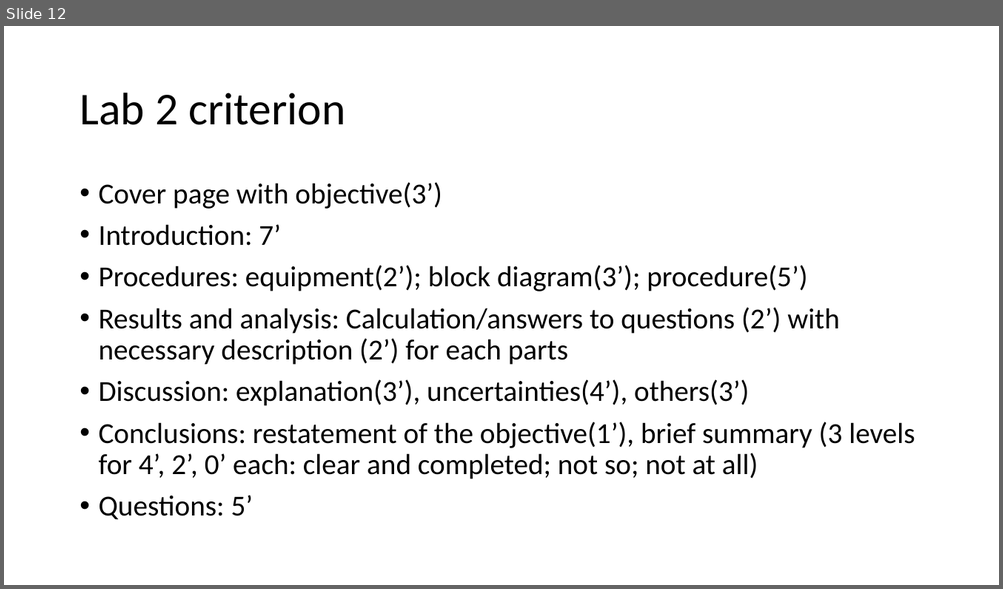
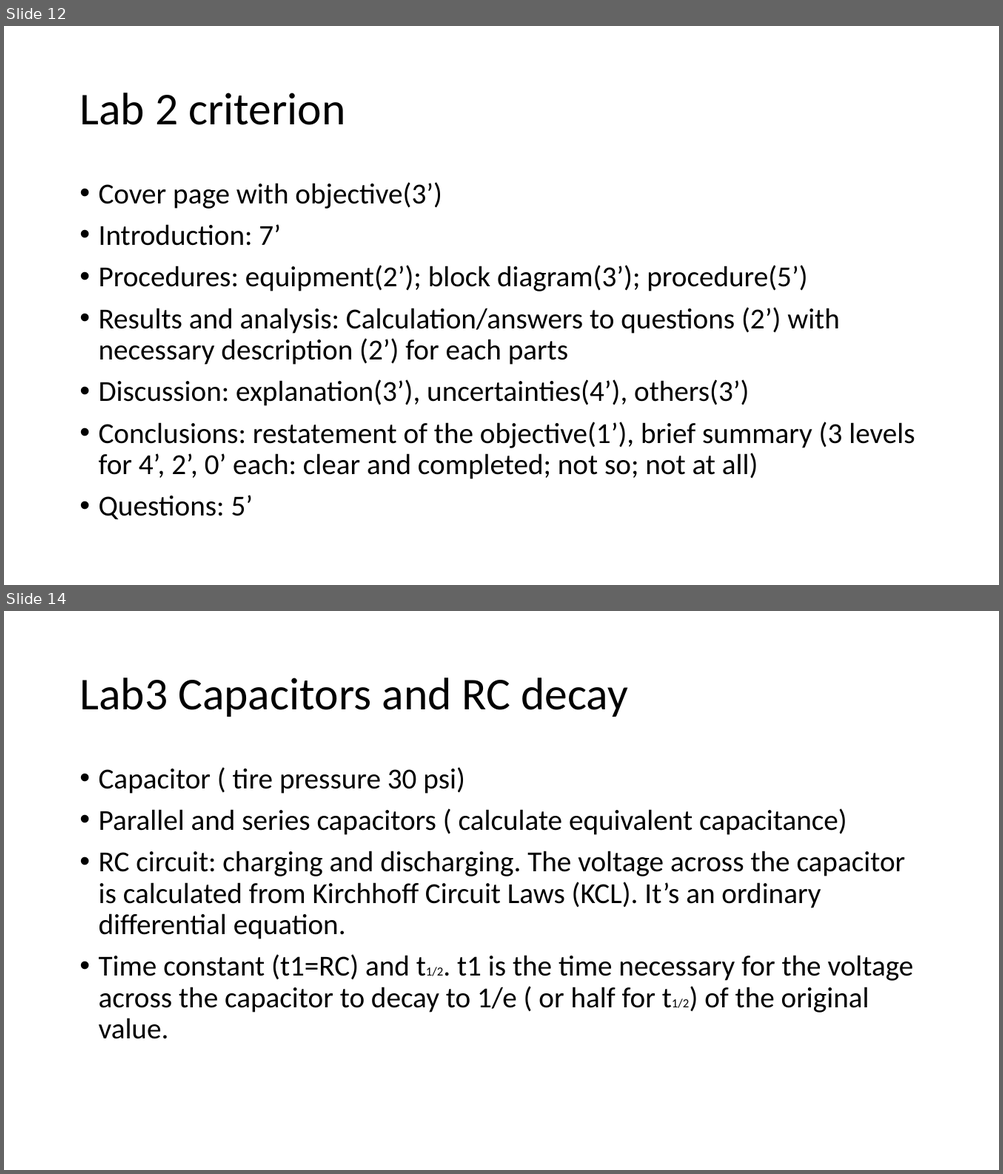
Before and after one commit to UML-Ionosphere-Plasmasphere-Modeling/Coupling-Model, a slide deck: Computational-books&papers/private/TA.pptx. Shown one above the other, each under a label of ours: slide 12 before the commit, slides 12 and 14 after it; the slides between them are not shown. The pictures are 1003x589 and 1003x1174 pixels, drawn with LibreOffice and Linux fonts; fonts in the diff are those of the drawing. Boxes give left, top, right and bottom in pixels: in the first picture for what was removed or moved away, otherwise in the second. Text is boxed around its words. In the diff, an @@ line names an element or a change of style, - is before the commit and + after.

```diff
--- a/Computational-books&papers/private/TA.pptx
+++ b/Computational-books&papers/private/TA.pptx
@@ slide 14 added at (4, 611, 999, 1170), background #FFFFFF @@
@@ title added at (79, 678, 628, 717), 44 pt, text #000000 @@
+Lab3 Capacitors and RC decay
@@ text added at (99, 767, 913, 1039), 28 pt, text #000000 @@
+• Capacitor ( tire pressure 30 psi)
+• Parallel and series capacitors ( calculate equivalent capacitance)
+• RC circuit: charging and discharging. The voltage across the capacitor is calculated from Kirchhoff Circuit Laws (KCL). It’s an ordinary differential equation.
+• Time constant (t1=RC) and t1/2. t1 is the time necessary for the voltage across the capacitor to decay to 1/e ( or half for t1/2) of the original value.
```
Also in this commit, not shown: 1 other slide added.
